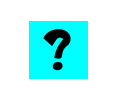
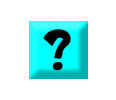
Revision of a layered 116x100 image; what changed, layer by layer:
pixels changed over [29, 21, 88, 79] (layer not identified)
